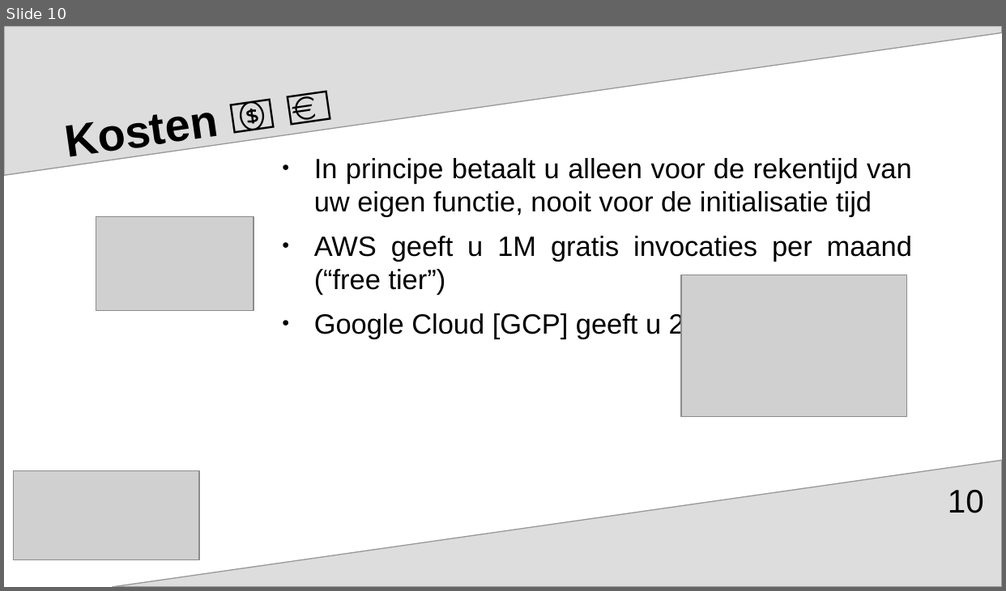
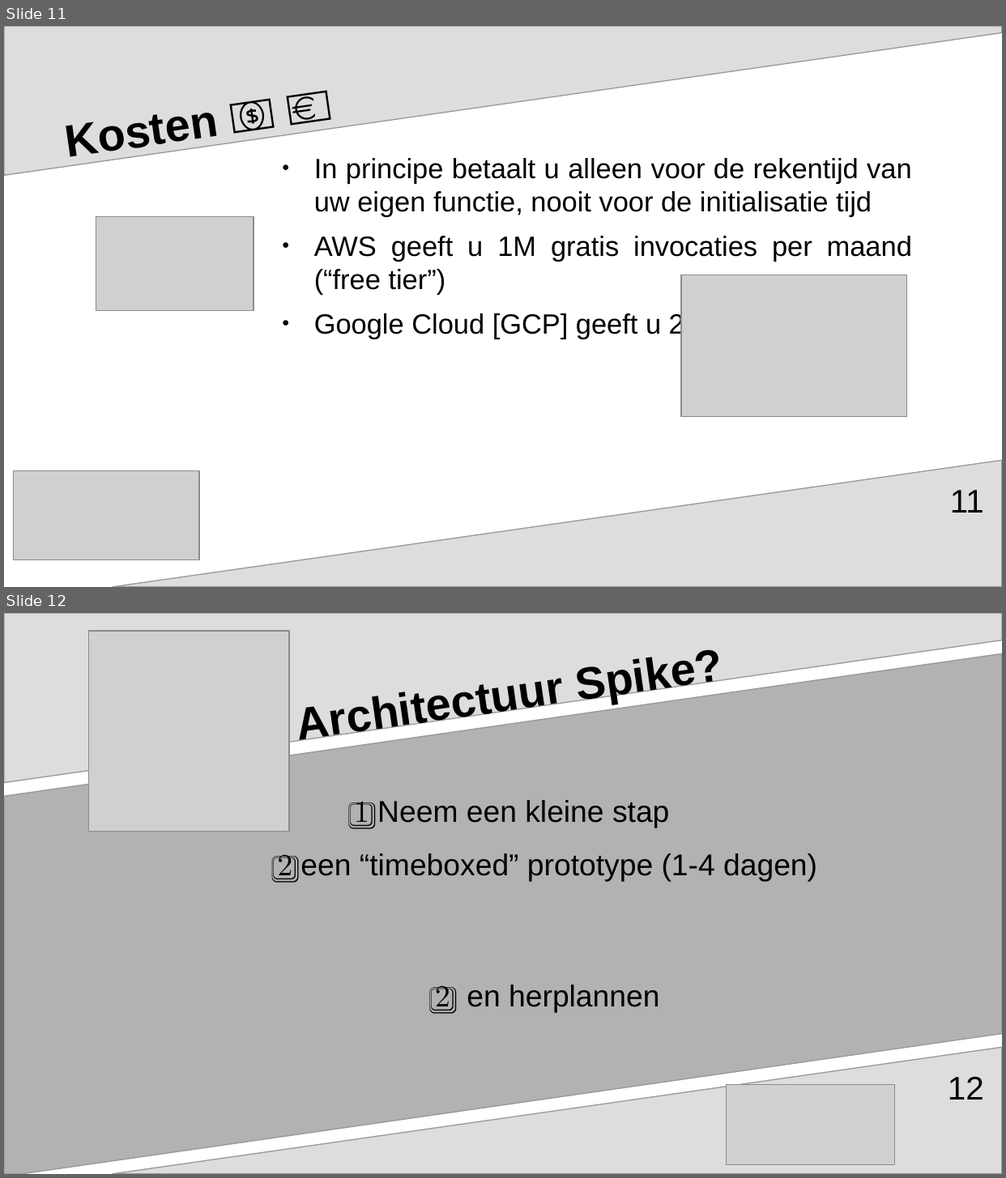
Before and after one commit to aventinesolutions/awsvsgcp-channel, a slide deck: ep002-Rust_in_Cloud_Native/ep002-Rust_in_Cloud_Native.odp. Shown one above the other, each under a label of ours: slide 10 before the commit, slides 11 and 12 after it. The pictures are 1006x591 and 1006x1178 pixels, drawn with LibreOffice and Linux fonts; fonts in the diff are those of the drawing; grey boxes stand for pictures. Boxes give left, top, right and bottom in pixels: in the first picture for what was removed or moved away, otherwise in the second. Text is boxed around its words. In the diff, an @@ line names an element or a change of style, - is before the commit and + after.

```diff
--- a/ep002-Rust_in_Cloud_Native/ep002-Rust_in_Cloud_Native.odp
+++ b/ep002-Rust_in_Cloud_Native/ep002-Rust_in_Cloud_Native.odp
@@ slide 12 added at (4, 613, 1002, 1174), background #FFFFFF; not listed: 1 template element that a slide beside it also shows @@
@@ freeform shape added at (4, 613, 1002, 783), fill #DDDDDD, outline #999999 0.85 pt @@
@@ picture added at (89, 631, 289, 831) @@
@@ title added at (289, 613, 791, 773), 36 pt, text #000000, bold @@
+Architectuur Spike?
@@ freeform shape added at (4, 653, 1002, 1174), fill #B2B2B2, outline #999999 0.85 pt @@
@@ text added at (354, 800, 669, 829), 24 pt, text #000000 @@
+1️⃣ Neem een kleine stap
@@ text added at (278, 854, 817, 883), 24 pt, text #000000 @@
+2️⃣ een “timeboxed” prototype (1-4 dagen)
@@ text added at (435, 985, 659, 1014), 24 pt, text #000000 @@
+2️⃣ en herplannen
@@ picture added at (726, 1084, 894, 1165) @@
@@ page number added at (948, 1077, 984, 1100), 26 pt, text #000000 @@
+12
@@ what was slide 10 is now slide 11 @@
@@ page number at (950, 490, 984, 513): text changed @@
-10
+11
```
Also in this commit, not shown: 4 slides changed, 1 other slide added, 3 other files.
